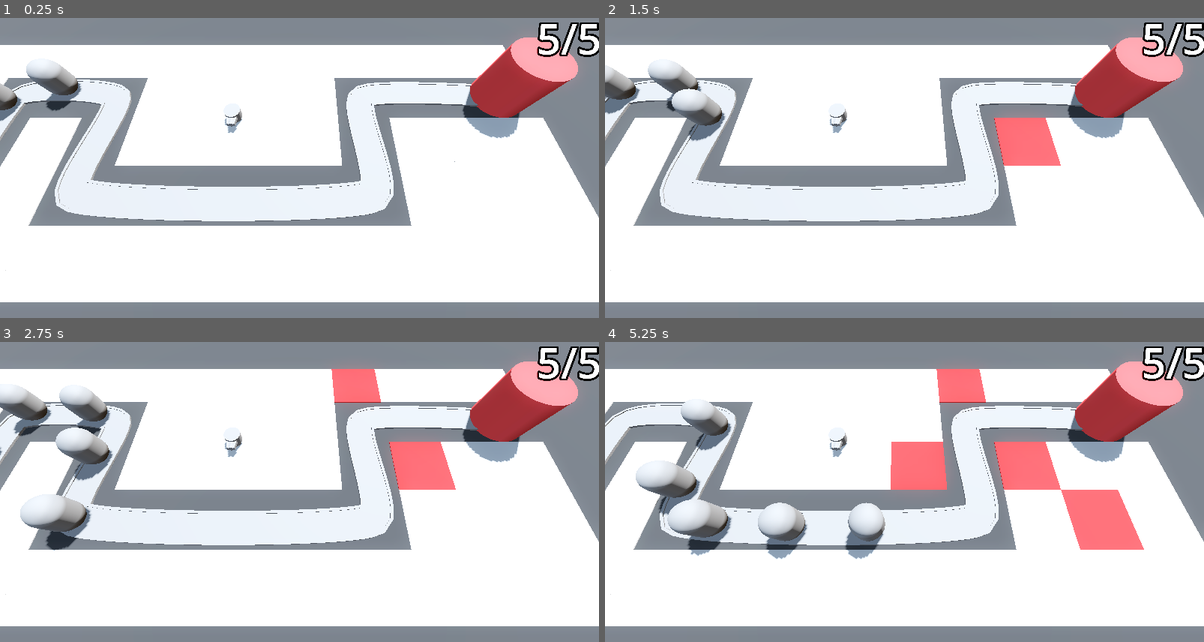
Above: before the commit, frames 1-4 (two rows, left to right).
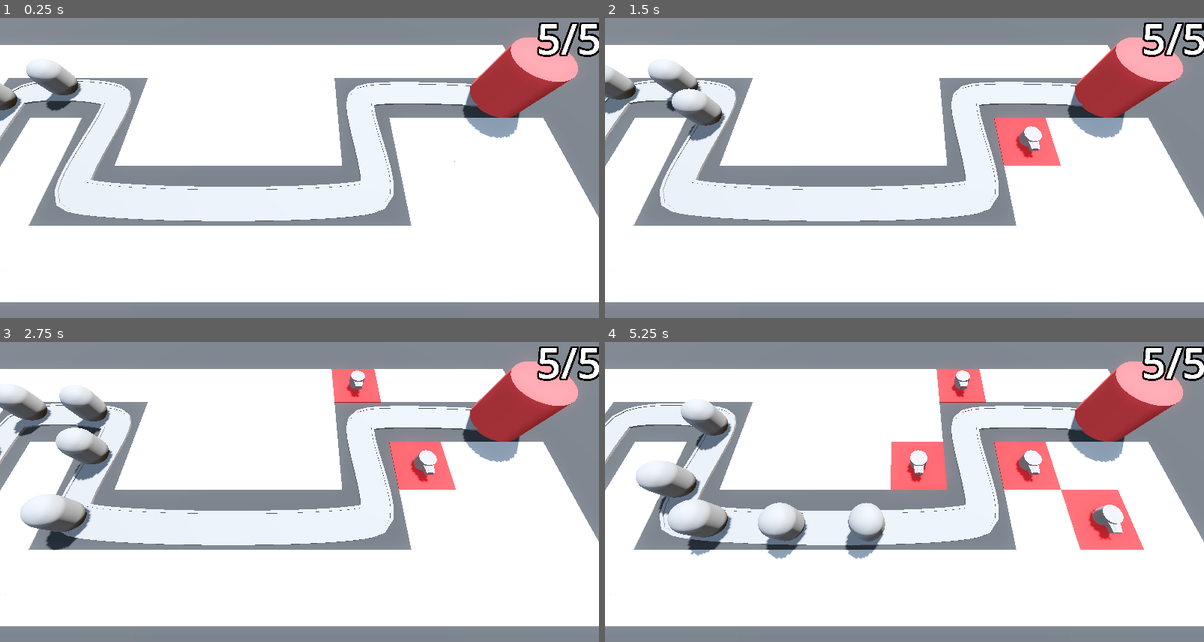
Above: after the commit, the same moments.

Repository: cosmo-the-deer/Barbarian-Blaster
Game: Godot game, scene res://BaseLevel.tscn
Two runs of this game, one before a commit and one after it. Both use one fixed random seed, a clock stepped at 60 frames per second and the inputs below.
Inputs (mouse positions are in pixels of both pictures, inside the frame that each line leads up to):
- Up to frame 1 (0.25 s): no input
- Up to frame 2 (1.5 s): move the mouse to (1036, 132) at 0.52 s; press the mouse at (1036, 132) at 0.53 s; move the mouse to (784, 165) at 1.27 s; release the mouse at (784, 165) at 1.28 s; click (784, 165) at 1.35 s
- Up to frame 3 (2.75 s): move the mouse to (359, 399) at 2.02 s; press the mouse at (359, 399) at 2.03 s
- Up to frame 4 (5.25 s): move the mouse to (874, 540) at 2.77 s; release the mouse at (874, 540) at 2.78 s; click (874, 540) at 2.85 s; move the mouse to (1084, 525) at 3.52 s; press the mouse at (1084, 525) at 3.53 s; move the mouse to (724, 423) at 4.27 s; release the mouse at (724, 423) at 4.28 s; click (724, 423) at 4.35 s; move the mouse to (934, 474) at 5.02 s; press the mouse at (934, 474) at 5.03 s

The runs differ from the first frame. In frame 1, 0.1% of the frame differs, in the area x 37-41%, y 30-39%; in frame 2, 0.4%; in frame 3, 0.6%; in frame 4, 1.3%, in the area x 37-87%, y 9-66%.

Commit message:
Picking Turret Positions

Diff:
--- a/BaseLevel.tscn
+++ b/BaseLevel.tscn
@@ -44,9 +44,10 @@
 size = Vector3(100, 2, 100)
 material = SubResource("StandardMaterial3D_lvb7b")
 
-[node name="RayPickerCamera" parent="." node_paths=PackedStringArray("gridmap") instance=ExtResource("1_knq2t")]
+[node name="RayPickerCamera" parent="." node_paths=PackedStringArray("gridmap", "turret_manager") instance=ExtResource("1_knq2t")]
 transform = Transform3D(1, 0, 0, 0, 0.422618, 0.906308, 0, -0.906308, 0.422618, 5, 14.5, 9.5)
 gridmap = NodePath("../GridMap")
+turret_manager = NodePath("../TurretManager")
 
 [node name="GridMap" type="GridMap" parent="."]
 mesh_library = ExtResource("1_lvb7b")
--- a/RayPickerCamera/ray_picker_camera.gd
+++ b/RayPickerCamera/ray_picker_camera.gd
@@ -2,6 +2,7 @@
 extends Camera3D
 
 @export var gridmap: GridMap
+@export var turret_manager: Node3D
 
 @onready var ray_cast_3d: RayCast3D = $RayCast3D
 
@@ -20,5 +21,7 @@
 				var cell = gridmap.local_to_map(collision_point)
 				if gridmap.get_cell_item(cell) == 0:
 					gridmap.set_cell_item(cell, 1)
+					var tile_position = gridmap.map_to_local(cell)
+					turret_manager.build_turret(tile_position)
 	else:
 		Input.set_default_cursor_shape(Input.CURSOR_ARROW)
--- a/turret_manager.gd
+++ b/turret_manager.gd
@@ -2,7 +2,7 @@
 
 @export var turret: PackedScene
 
-# Called when the node enters the scene tree for the first time.
-func _ready() -> void:
+func build_turret(turret_position: Vector3) -> void:
 	var new_turret = turret.instantiate()
 	add_child(new_turret)
+	new_turret.global_position = turret_position
